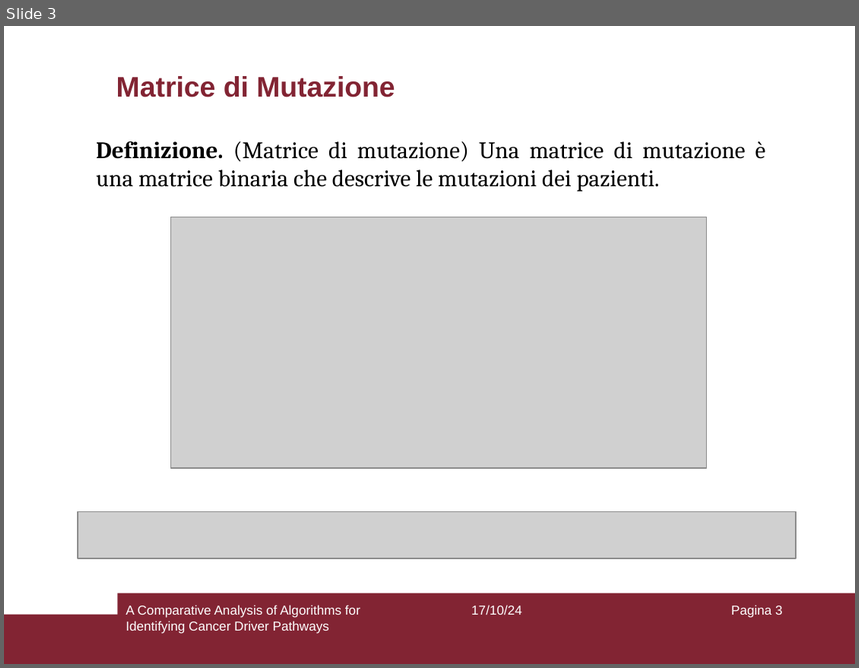
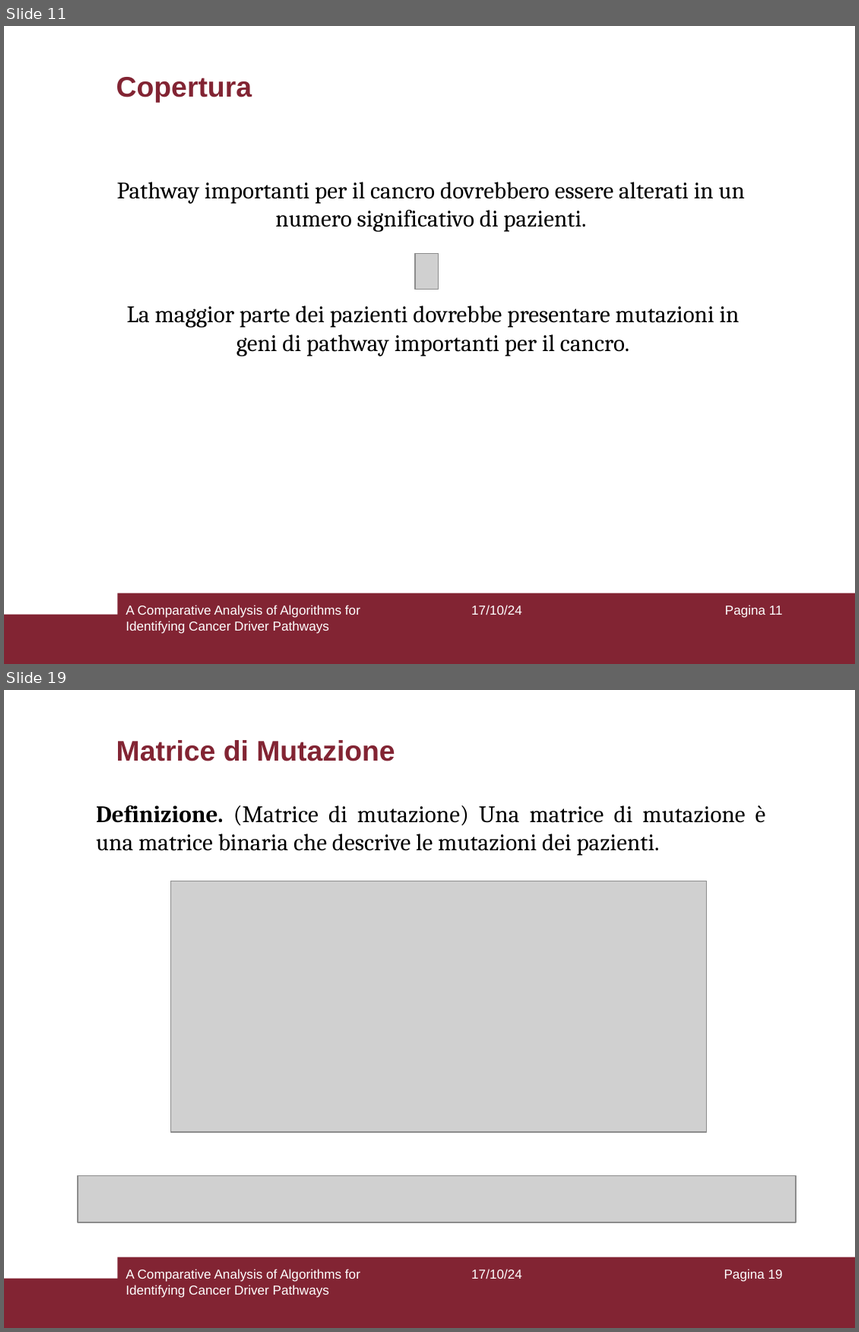
Before and after one commit to aflaag/bsc-thesis, a slide deck: presentation/slides.odp. Shown one above the other, each under a label of ours: slide 3 before the commit, slides 11 and 19 after it; the slides between them are not shown. The pictures are 859x668 and 859x1332 pixels, drawn with LibreOffice and Linux fonts; fonts in the diff are those of the drawing; grey boxes stand for pictures. Boxes give left, top, right and bottom in pixels: in the first picture for what was removed or moved away, otherwise in the second. Text is boxed around its words. In the diff, an @@ line names an element or a change of style, - is before the commit and + after.

```diff
--- a/presentation/slides.odp
+++ b/presentation/slides.odp
@@ slide 11 added at [4, 26, 855, 664], background #FFFFFF; not listed: 2 template elements that a slide beside it also shows @@
@@ title added at [116, 77, 252, 102], 24 pt, text #822433, bold @@
+Copertura
@@ text added at [117, 182, 745, 232], 20 pt, text #000000 @@
+Pathway importanti per il cancro dovrebbero essere alterati in un numero significativo di pazienti.
@@ picture added at [416, 254, 439, 290] @@
@@ text added at [127, 306, 740, 356], 20 pt, text #000000 @@
+La maggior parte dei pazienti dovrebbe presentare mutazioni in geni di pathway importanti per il cancro.
@@ text added at [126, 605, 360, 634], 11 pt, text #FFFFFF @@
+A Comparative Analysis of Algorithms for Identifying Cancer Driver Pathways
@@ text added at [471, 605, 522, 615], 11 pt, text #FFFFFF @@
+17/10/24
@@ page number added at [725, 605, 783, 618], 11 pt, text #FFFFFF @@
+Pagina 11
@@ what was slide 3 is now slide 19 @@
@@ page number at [724, 1269, 783, 1282]: text changed @@
-Pagina 3
+Pagina 19
```
Also in this commit, not shown: 1 slide changed, 15 other slides added, 2 other files.
